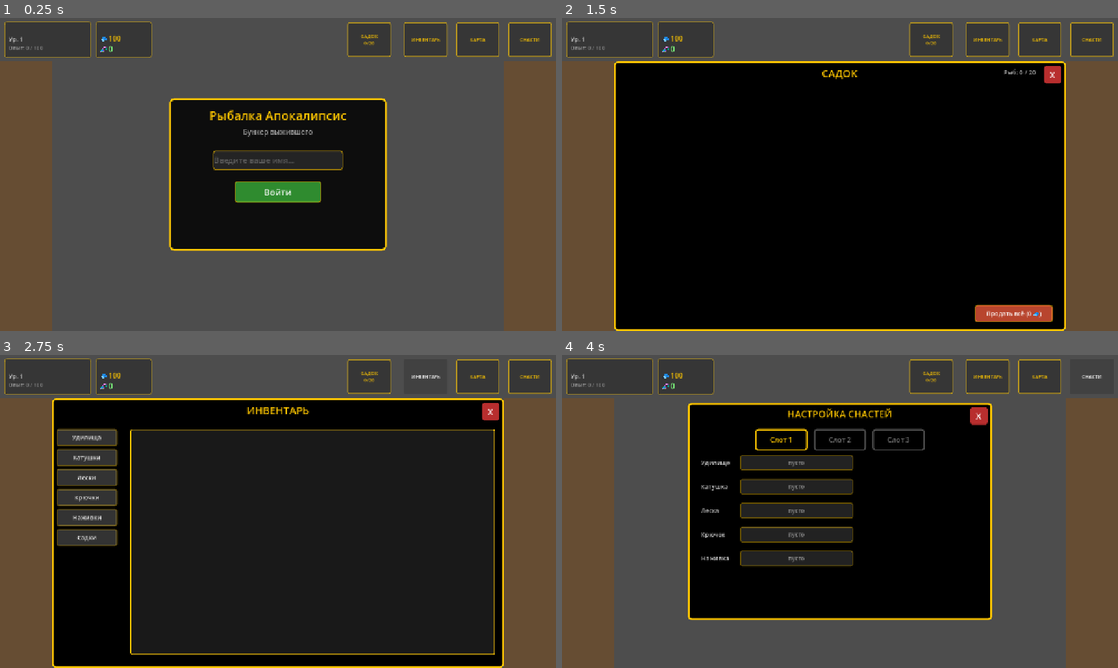
Above: before the commit, frames 1-4 (two rows, left to right).
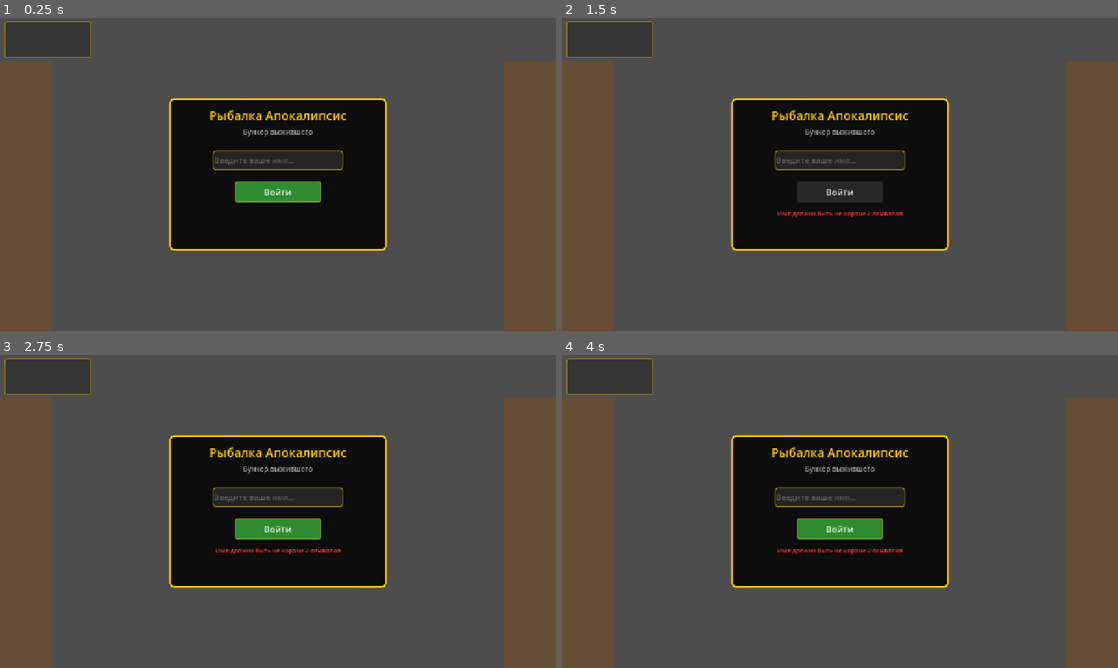
Above: after the commit, the same moments.

Repository: Prokyrator/ApokalipsisFISHING
Game: Godot game, scene res://scenes/login_panel.tscn
Two runs of this game, one before a commit and one after it. Both use one fixed random seed, a clock stepped at 60 frames per second and the inputs below.
Inputs (mouse positions are in pixels of both pictures, inside the frame that each line leads up to):
- Up to frame 1 (0.25 s): no input
- Up to frame 2 (1.5 s): click (928, 39) at 0.5 s, where only the run before the commit has a clickable "САДОК 0/20"; click "Войти" at 1.25 s
- Up to frame 3 (2.75 s): click (428, 376) at 2 s, where only the run before the commit has a clickable "ИНВЕНТАРЬ"
- Up to frame 4 (4 s): click (1040, 376) at 2.75 s, where only the run before the commit has a clickable "КАРТА"; click (1090, 376) at 3.5 s, where only the run before the commit has a clickable "СНАСТИ"

The runs differ from the first frame. In frame 1, 0.9% of the frame differs, in the area x 1-100%, y 1-13%; in frame 2, 56%, in the area x 1-100%, y 1-100%; in frame 3, 55%; in frame 4, 24%.
Error after the commit: Parse Error: There is already a variable named "save_file" declared in this scope. (res://scripts/game_data.gd:76)

Commit message:
Fix UI path and data safety; optimize node lookups in fishing flow

Diff:
--- a/scripts/fish_data.gd
+++ b/scripts/fish_data.gd
@@ -27,7 +27,7 @@
 func get_random_fish() -> Dictionary:
 	if fish_list.is_empty():
 		return {}
-	return fish_list[randi() % fish_list.size()]
+	return fish_list[randi() % fish_list.size()].duplicate(true)
 
 
 func get_fish_by_rarity(max_rarity: int) -> Dictionary:
@@ -35,7 +35,9 @@
 	for fish in fish_list:
 		if fish["rarity"] <= max_rarity:
 			filtered.append(fish)
-	return filtered[randi() % filtered.size()] if not filtered.is_empty() else fish_list[0]
+	if not filtered.is_empty():
+		return filtered[randi() % filtered.size()].duplicate(true)
+	return fish_list[0].duplicate(true) if not fish_list.is_empty() else {}
 
 
 func generate_weight(fish: Dictionary) -> Dictionary:
--- a/scripts/fishing_gear.gd
+++ b/scripts/fishing_gear.gd
@@ -7,11 +7,25 @@
 var minigame_ui: Control
 var retry_timer: Timer
 
+var ui_layer: Node = null
+var quick_slots_bar_ref: Node = null
+var inventory_layer_ref: Node = null
+var map_layer_ref: Node = null
+var gear_setup_layer_ref: Node = null
+var cage_panel_ref: Node = null
+
 const ROD_SPACING = 60
 
 
 func _ready():
 	GlobalLogger.log("=== FishingGear ready ===")
+
+	ui_layer = get_node_or_null("/root/GlobalUi/UILayer")
+	quick_slots_bar_ref = get_node_or_null("/root/GlobalUi/UILayer/QuickSlotsBar")
+	inventory_layer_ref = get_node_or_null("/root/GlobalUi/UILayer/СлойИнвентаря")
+	map_layer_ref = get_node_or_null("/root/GlobalUi/UILayer/СлойКарты")
+	gear_setup_layer_ref = get_node_or_null("/root/GlobalUi/UILayer/СлойСнастиНастройка")
+	cage_panel_ref = get_node_or_null("/root/GlobalUi/UILayer/CagePanel")
 
 	bite_system = Node.new()
 	bite_system.name = "BiteSystem"
@@ -28,14 +42,16 @@
 	gear_setup.name = "СлойСнастиНастройка"
 	gear_setup.set_script(load("res://scripts/gear_setup_panel.gd"))
 	gear_setup.mouse_filter = Control.MOUSE_FILTER_STOP
-	get_node("/root/GlobalUi/UILayer").add_child.call_deferred(gear_setup)
+	if ui_layer:
+		ui_layer.add_child.call_deferred(gear_setup)
 
 	var msg_panel = Control.new()
 	msg_panel.name = "MessagePanel"
 	msg_panel.set_script(load("res://scripts/message_panel.gd"))
 	msg_panel.mouse_filter = Control.MOUSE_FILTER_IGNORE
 	msg_panel.z_index = 500
-	get_node("/root/GlobalUi/UILayer").add_child.call_deferred(msg_panel)
+	if ui_layer:
+		ui_layer.add_child.call_deferred(msg_panel)
 
 	retry_timer = Timer.new()
 	retry_timer.one_shot = true
@@ -83,7 +99,9 @@
 
 
 func _on_quick_slots_changed():
-	var quick_slots_bar = get_node_or_null("/root/GlobalUi/UILayer/QuickSlotsBar")
+	if quick_slots_bar_ref == null or not is_instance_valid(quick_slots_bar_ref):
+		quick_slots_bar_ref = get_node_or_null("/root/GlobalUi/UILayer/QuickSlotsBar")
+	var quick_slots_bar = quick_slots_bar_ref
 	if quick_slots_bar and quick_slots_bar.has_method("refresh_buttons"):
 		quick_slots_bar.refresh_buttons()
 
@@ -238,11 +256,19 @@
 
 
 func _is_any_window_open() -> bool:
-	var inv = get_node_or_null("/root/GlobalUi/UILayer/СлойИнвентаря")
-	var map_panel = get_node_or_null("/root/GlobalUi/UILayer/СлойКарты")
-	var gear_setup = get_node_or_null("/root/GlobalUi/UILayer/СлойСнастиНастройка")
-	var cage_panel = get_node_or_null("/root/GlobalUi/UILayer/CagePanel")
-	return (inv and inv.visible) or (map_panel and map_panel.visible) or (gear_setup and gear_setup.visible) or (cage_panel and cage_panel.visible)
+	if inventory_layer_ref == null or not is_instance_valid(inventory_layer_ref):
+		inventory_layer_ref = get_node_or_null("/root/GlobalUi/UILayer/СлойИнвентаря")
+	if map_layer_ref == null or not is_instance_valid(map_layer_ref):
+		map_layer_ref = get_node_or_null("/root/GlobalUi/UILayer/СлойКарты")
+	if gear_setup_layer_ref == null or not is_instance_valid(gear_setup_layer_ref):
+		gear_setup_layer_ref = get_node_or_null("/root/GlobalUi/UILayer/СлойСнастиНастройка")
+	if cage_panel_ref == null or not is_instance_valid(cage_panel_ref):
+		cage_panel_ref = get_node_or_null("/root/GlobalUi/UILayer/CagePanel")
+
+	return (inventory_layer_ref and inventory_layer_ref.visible) \
+		or (map_layer_ref and map_layer_ref.visible) \
+		or (gear_setup_layer_ref and gear_setup_layer_ref.visible) \
+		or (cage_panel_ref and cage_panel_ref.visible)
 
 
 func _is_click_on_rod(pos: Vector2) -> bool:
--- a/scripts/game_data.gd
+++ b/scripts/game_data.gd
@@ -31,7 +31,7 @@
 	var save_file = FileAccess.open(file_name, FileAccess.READ)
 	if save_file:
 		var json = JSON.parse_string(save_file.get_as_text())
-		if json:
+		if json is Dictionary:
 			inventory = json.get("inventory", [])
 			quick_slots = json.get("quick_slots", [])
 			active_slot = json.get("active_slot", -1)
@@ -43,7 +43,8 @@
 			player_exp_to_level = json.get("player_exp_to_level", 100)
 			fish_cage = json.get("fish_cage", [])
 			cage_capacity = json.get("cage_capacity", 20)
-		save_file.close()
+		else:
+			GlobalLogger.log("[GameData] Ошибка чтения save-файла: некорректный JSON")
 
 	if first_run or quick_slots.is_empty():
 		_give_starter_gear()
@@ -52,6 +53,12 @@
 
 
 func _save_data():
+	var save_file = FileAccess.open(file_name, FileAccess.WRITE)
+	if save_file == null:
+		GlobalLogger.log("[GameData] Не удалось открыть save-файл на запись: %s" % file_name)
+		return
+	save_file.store_string(JSON.stringify(data, "\t"))
+	save_file.close()
 	var file_name = "user://save_%s.json" % current_player_name
 	var data = {
 		"inventory": inventory,
--- a/scripts/inventory_panel.gd
+++ b/scripts/inventory_panel.gd
@@ -144,7 +144,6 @@
 	for i in range(GameData.inventory.size()):
 		var item = GameData.inventory[i]
 		if item.get("type") != selected_category:
-			GlobalLogger.log("[Inventory] item: %s, type: %d" % [item.get("name"), item.get("type")])
 			continue
 		var slot = _create_item_slot(item)
 		content_box.add_child(slot)
--- a/scripts/quick_slots_bar.gd
+++ b/scripts/quick_slots_bar.gd
@@ -61,7 +61,7 @@
 
 func _on_quick_slot_pressed(slot_index: int):
 	if not GameData.is_slot_ready(slot_index):
-		var msg = get_node_or_null("/root/GlobalUi/UILayer/СлойСнасти/MessagePanel")
+		var msg = get_node_or_null("/root/GlobalUi/UILayer/MessagePanel")
 		if msg and msg.has_method("add_message"):
 			msg.add_message("Снасти не собраны.", 1)
 		return
